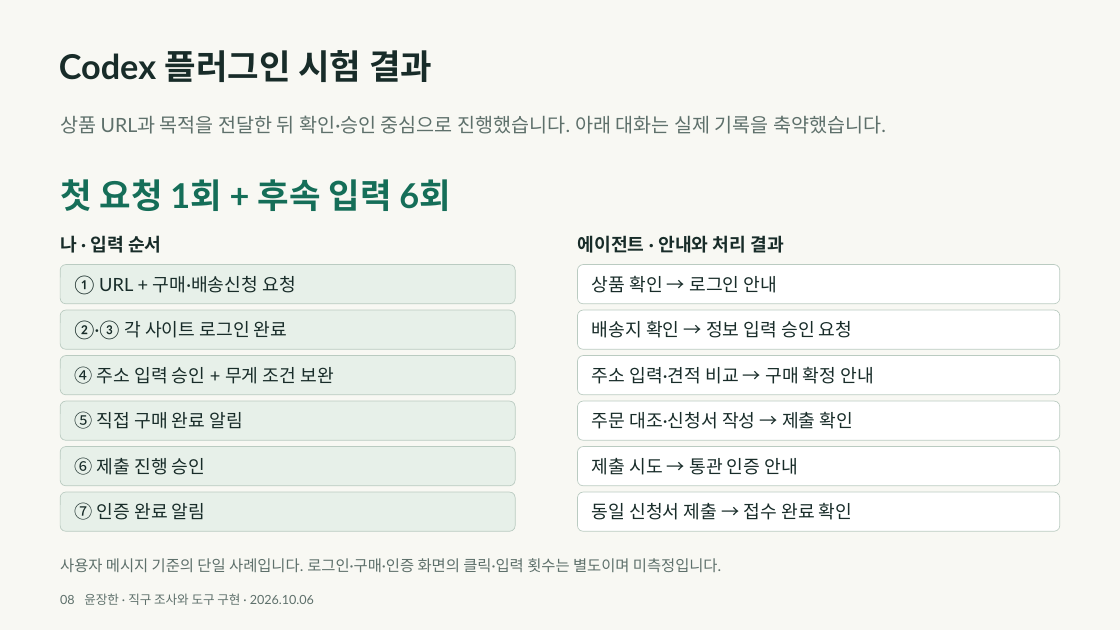
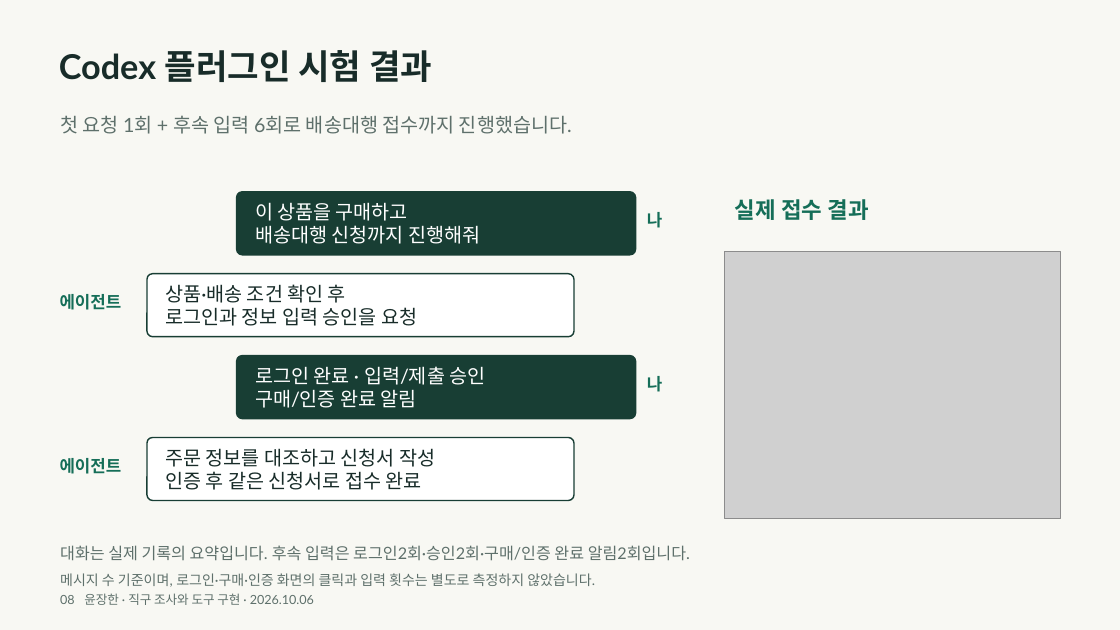
Before and after one commit to y00nZZang/crossborder-purchase-agent, a slide deck: slide 8 of portfolio/crossborder-portfolio.pptx. Drawn at 1120x630 pixels with LibreOffice and Linux fonts; fonts in the diff are those of the drawing; grey boxes stand for pictures. Boxes give left, top, right and bottom in pixels: in the first picture for what was removed or moved away, otherwise in the second. Text is boxed around its words. In the diff, an @@ line names an element or a change of style, - is before the commit and + after.

```diff
--- a/portfolio/crossborder-portfolio.pptx
+++ b/portfolio/crossborder-portfolio.pptx
@@ text at [60, 115, 572, 134]: text changed; size 36.8 to 21 pt; text colour #156E58 to #5E706B; bold off @@
-첫 요청 1회 + 후속 입력 6회
+첫 요청 1회 + 후속 입력 6회로 배송대행 접수까지 진행했습니다.
@@ text removed at [60, 115, 886, 134] @@
-상품 URL과 목적을 전달한 뒤 확인·승인 중심으로 진행했습니다. 아래 대화는 실제 기록을 축약했습니다.
@@ rounded rectangle added at [236, 191, 636, 255], fill #183E34, outline #183E34 1.5 pt, 21 pt, text #FFFFFF @@
+이 상품을 구매하고
+배송대행 신청까지 진행해줘
@@ text added at [735, 199, 869, 220], 24 pt, text #156E58, bold @@
+실제 접수 결과
@@ text removed at [60, 235, 162, 253] @@
-나 · 입력 순서
@@ text removed at [577, 235, 784, 253] @@
-에이전트 · 안내와 처리 결과
@@ text added at [647, 212, 662, 228], 18 pt, text #156E58, bold @@
+나
@@ rounded rectangle removed at [60, 265, 515, 304] @@
-① URL + 구매·배송신청 요청
@@ rounded rectangle removed at [577, 265, 1060, 304] @@
-상품 확인 → 로그인 안내
@@ picture added at [724, 251, 1060, 518] @@
@@ text added at [60, 294, 122, 310], 18 pt, text #156E58, bold @@
+에이전트
@@ rounded rectangle "상품·배송 조건 확인 후": place and size @@
-rounded rectangle "상품·배송 조건 확인 후" at [577, 310, 1060, 349]
+rounded rectangle "상품·배송 조건 확인 후" at [147, 273, 574, 337]
@@ rounded rectangle "상품·배송 조건 확인 후" at [147, 273, 574, 337]: outline #BACBC1 0.75 pt to #183E34 1.5 pt; proportions changed @@
@@ text in rounded rectangle at [165, 284, 417, 326]: text changed; size 19.5 to 21 pt @@
-배송지 확인 → 정보 입력 승인 요청
+상품·배송 조건 확인 후
+로그인과 정보 입력 승인을 요청
@@ rounded rectangle removed at [60, 310, 515, 349] @@
-②·③ 각 사이트 로그인 완료
@@ rounded rectangle removed at [60, 355, 515, 394] @@
-④ 주소 입력 승인 + 무게 조건 보완
@@ rounded rectangle added at [236, 355, 636, 419], fill #183E34, outline #183E34 1.5 pt, 21 pt, text #FFFFFF @@
+로그인 완료 · 입력/제출 승인
+구매/인증 완료 알림
@@ rounded rectangle removed at [577, 355, 1060, 394] @@
-주소 입력·견적 비교 → 구매 확정 안내
@@ text added at [647, 376, 662, 392], 18 pt, text #156E58, bold @@
+나
@@ rounded rectangle removed at [60, 401, 515, 440] @@
-⑤ 직접 구매 완료 알림
@@ rounded rectangle removed at [577, 401, 1060, 440] @@
-주문 대조·신청서 작성 → 제출 확인
@@ rounded rectangle removed at [60, 447, 515, 486] @@
-⑥ 제출 진행 승인
@@ rounded rectangle added at [147, 437, 574, 501], fill #FFFFFF, outline #183E34 1.5 pt, 21 pt, text #182C29 @@
+주문 정보를 대조하고 신청서 작성
+인증 후 같은 신청서로 접수 완료
@@ rounded rectangle removed at [577, 447, 1060, 486] @@
-제출 시도 → 통관 인증 안내
@@ text added at [60, 458, 122, 474], 18 pt, text #156E58, bold @@
+에이전트
@@ rounded rectangle removed at [60, 492, 515, 531] @@
-⑦ 인증 완료 알림
@@ rounded rectangle removed at [577, 492, 1060, 531] @@
-동일 신청서 제출 → 접수 완료 확인
@@ text added at [60, 545, 690, 561], 17.2 pt, text #5E706B @@
+대화는 실제 기록의 요약입니다. 후속 입력은 로그인2회·승인2회·구매/인증 완료 알림2회입니다.
@@ text at [60, 573, 595, 587]: text changed; size 16.5 to 15 pt @@
-사용자 메시지 기준의 단일 사례입니다. 로그인·구매·인증 화면의 클릭·입력 횟수는 별도이며 미측정입니다.
+메시지 수 기준이며, 로그인·구매·인증 화면의 클릭과 입력 횟수는 별도로 측정하지 않았습니다.
```
Also in this commit, not shown: 1 other slide changed, 2 other files.
